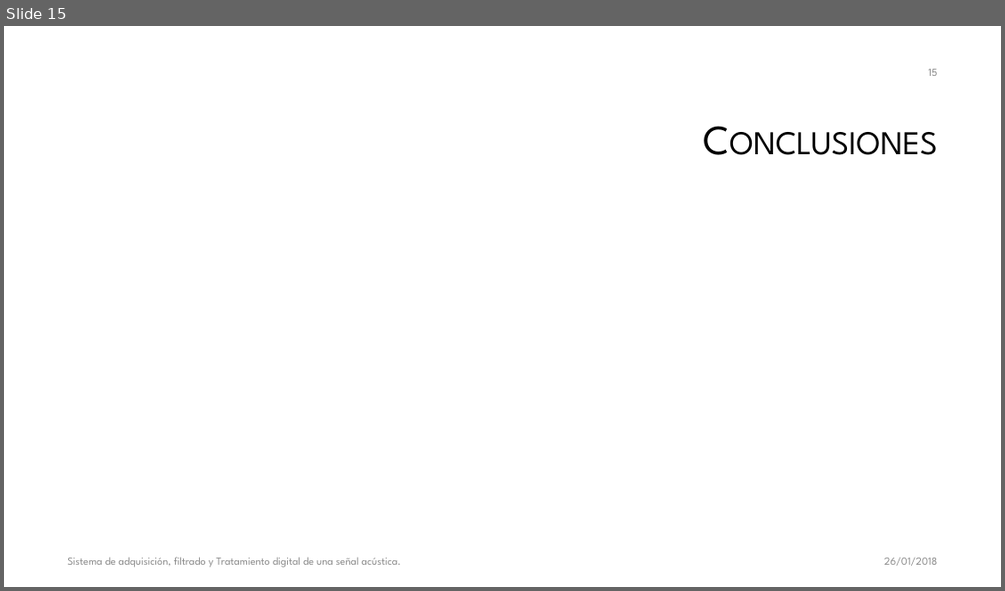
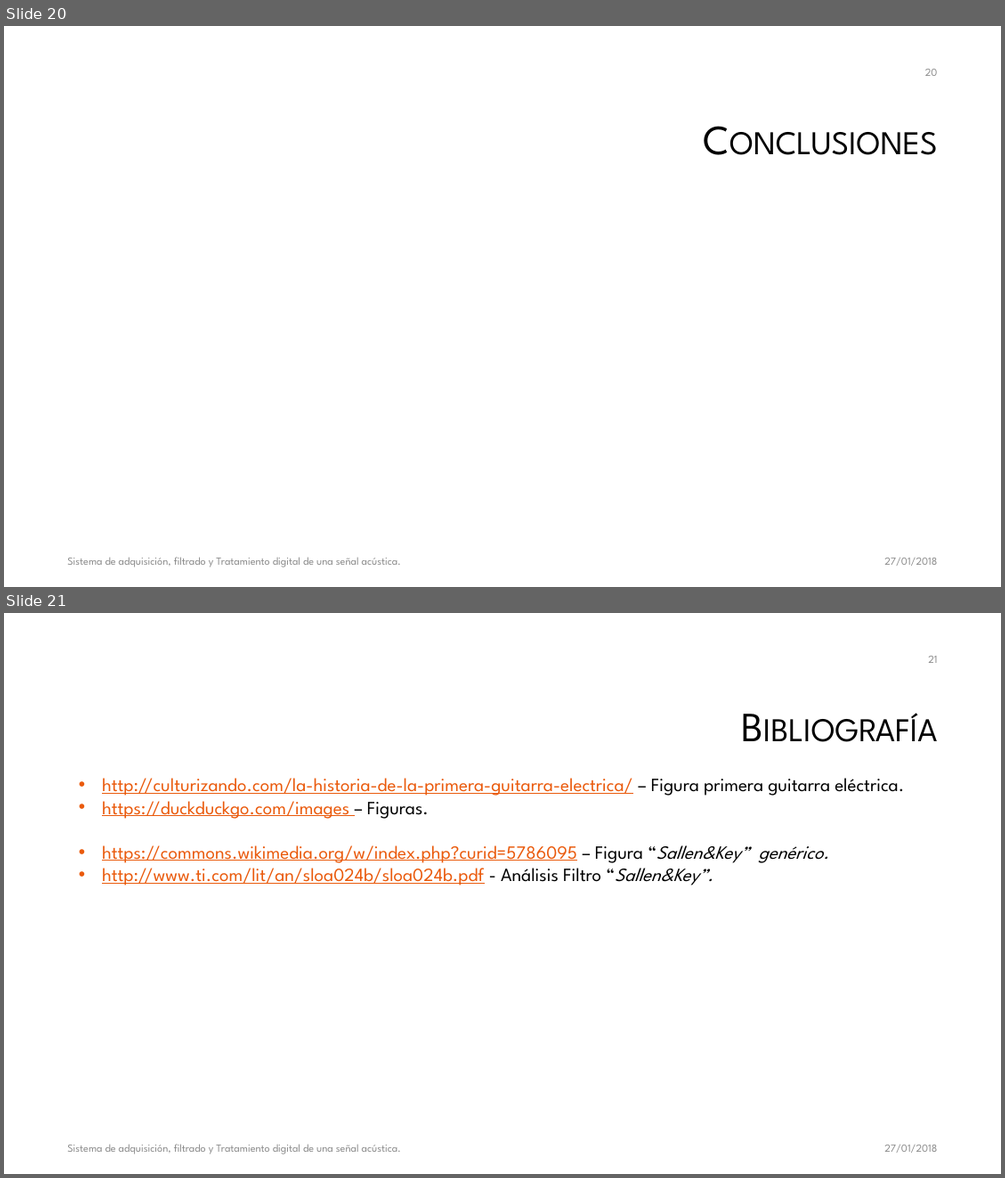
Before and after one commit to galledohm/Prueba1, a slide deck: Subsis/Presentación/Sistema de adquisición, filtrado y Tratamiento digital.pptx. Shown one above the other, each under a label of ours: slide 15 before the commit, slides 20 and 21 after it. The pictures are 1005x591 and 1005x1178 pixels, drawn with LibreOffice and Linux fonts; fonts in the diff are those of the drawing; background and template pictures are left out. Boxes give left, top, right and bottom in pixels: in the first picture for what was removed or moved away, otherwise in the second. Text is boxed around its words. In the diff, an @@ line names an element or a change of style, - is before the commit and + after.

```diff
--- a/Subsis/Presentación/Sistema de adquisición, filtrado y Tratamiento digital.pptx
+++ b/Subsis/Presentación/Sistema de adquisición, filtrado y Tratamiento digital.pptx
@@ slide 21 added at (4, 613, 1001, 1174), background #FFFFFF @@
@@ page number added at (928, 656, 937, 663), 10.5 pt, text #8C8C8C @@
+21
@@ title added at (212, 676, 945, 781), 40 pt, text #000000, small capitals @@
+Bibliografía
@@ text added at (102, 778, 904, 885), 18 pt, text #EA5A0C, underline @@
+• http://culturizando.com/la-historia-de-la-primera-guitarra-electrica/ – Figura primera guitarra eléctrica.
+• https://duckduckgo.com/images – Figuras.
+• https://commons.wikimedia.org/w/index.php?curid=5786095 – Figura “Sallen&Key” genérico.
+• http://www.ti.com/lit/an/sloa024b/sloa024b.pdf - Análisis Filtro “Sallen&Key”.
@@ text added at (67, 1143, 401, 1154), 10.5 pt, text #8C8C8C @@
+Sistema de adquisición, filtrado y Tratamiento digital de una señal acústica.
@@ text added at (884, 1144, 937, 1152), 10.5 pt, text #8C8C8C @@
+27/01/2018
@@ what was slide 15 is now slide 20 @@
@@ slide 20 changed as well @@
@@ page number at (925, 69, 938, 76): text changed @@
-15
+20
@@ text at (884, 557, 937, 565): text changed @@
-26/01/2018
+27/01/2018
```
Also in this commit, not shown: 15 other slides changed, 5 other slides added, 2 other files.
